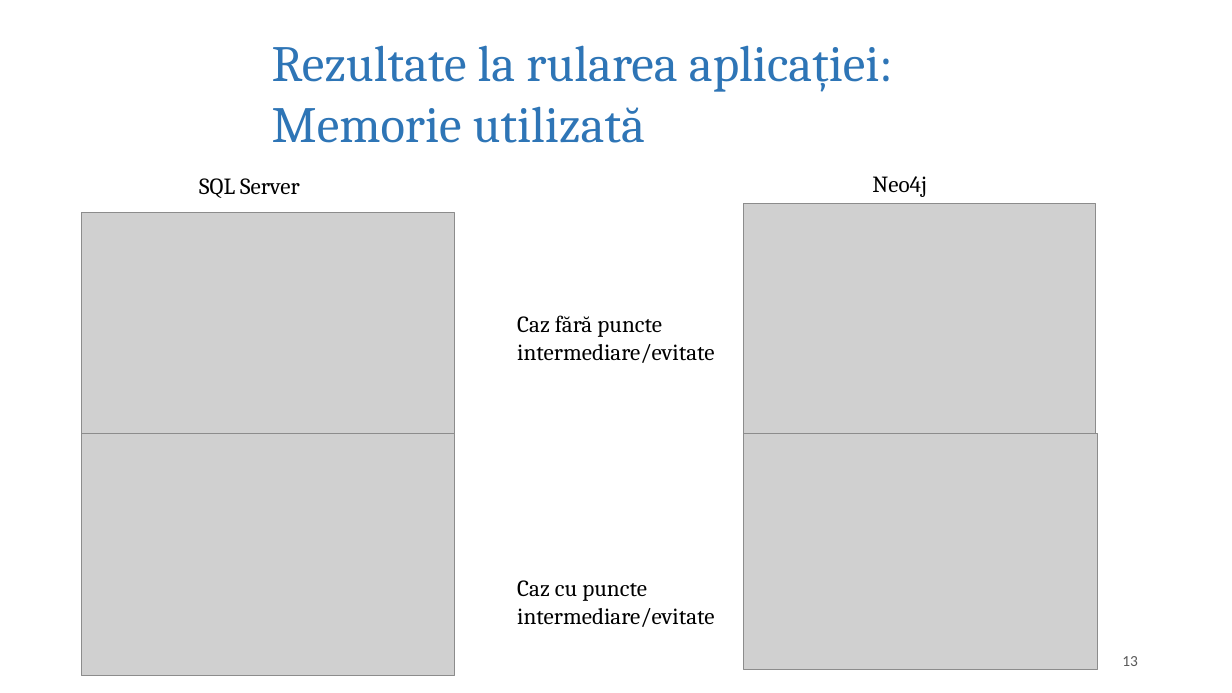
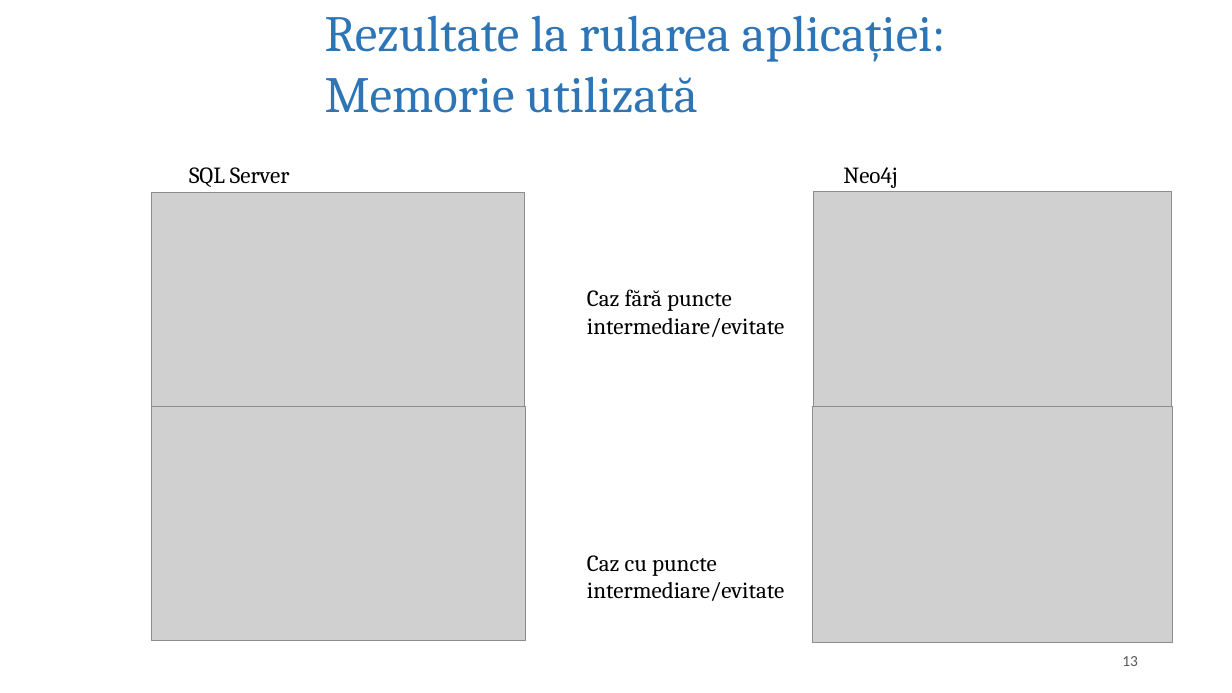
Before and after one commit to Elena-Lupu/GraphVsRDBMS_ArticleProject, a slide deck: slide 13 of Prezentare_LupuElena.pptx. Drawn at 1232x693 pixels with LibreOffice and Linux fonts; fonts in the diff are those of the drawing; grey boxes stand for pictures; background and template pictures are left out. Boxes give left, top, right and bottom in pixels: in the first picture for what was removed or moved away, otherwise in the second. Text is boxed around its words. In the diff, an @@ line names an element or a change of style, - is before the commit and + after.

```diff
--- a/Prezentare_LupuElena.pptx
+++ b/Prezentare_LupuElena.pptx
@@ title "Rezultate la rularea aplicației: Memorie ...": place and size @@
-title "Rezultate la rularea aplicației: Memorie ..." at [272,45,893,143]
+title "Rezultate la rularea aplicației: Memorie ..." at [325,15,946,113]
@@ text "SQL Server": place and size @@
-text "SQL Server" at [199,178,300,198]
+text "SQL Server" at [189,167,290,187]
@@ text "Neo4j": place and size @@
-text "Neo4j" at [872,176,927,197]
+text "Neo4j" at [843,167,898,188]
@@ picture: place and size @@
-picture at [81,213,455,455]
+picture at [152,192,524,422]
@@ picture: place and size @@
-picture at [743,203,1096,433]
+picture at [813,191,1172,410]
@@ text "Caz fără puncte": place and size @@
-text "Caz fără puncte" at [517,315,714,363]
+text "Caz fără puncte" at [587,289,784,337]
@@ picture: place and size @@
-picture at [81,433,455,677]
+picture at [152,407,526,640]
@@ picture: place and size @@
-picture at [743,433,1098,669]
+picture at [813,407,1173,643]
@@ text "Caz cu puncte": place and size @@
-text "Caz cu puncte" at [517,580,714,627]
+text "Caz cu puncte" at [587,555,784,601]
```
Also in this commit, not shown: 12 other slides changed, 1 other file.
